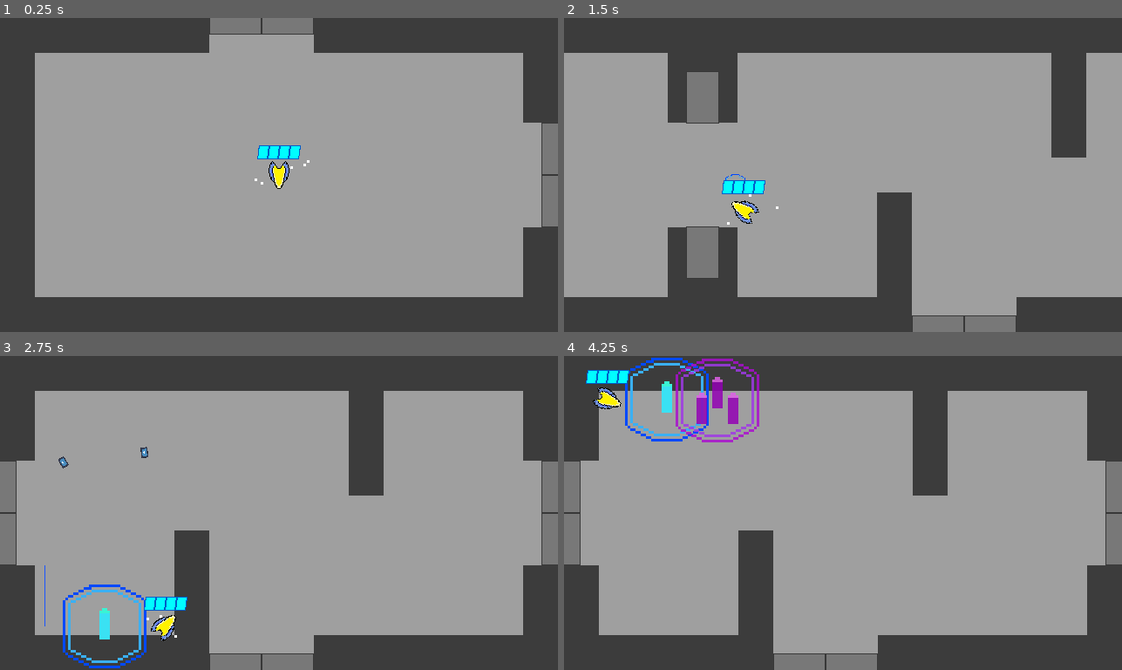
Above: before the commit, frames 1-4 (two rows, left to right).
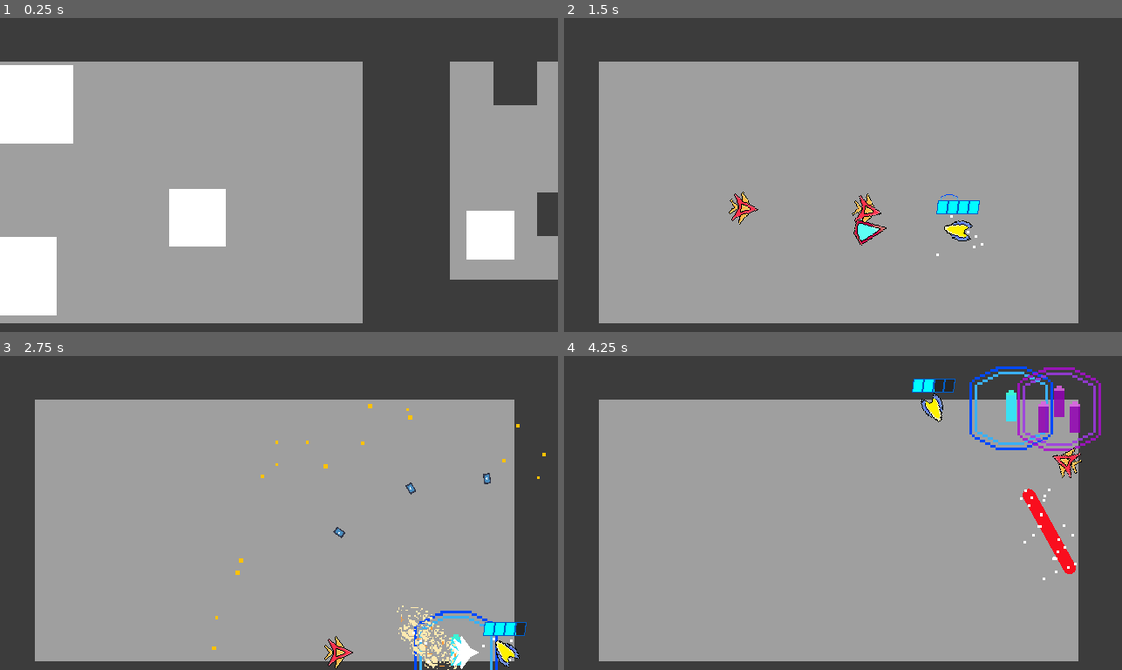
Above: after the commit, the same moments.

Repository: Nick98765432/Space-Blast
Game: Godot game, scene res://Levels/Level levels/node_2d.tscn
The game is run twice, just before and just after one commit, with the same random seed, the same clock (stepped at 60 frames per second) and the same inputs. Before the commit the project starts from res://Levels/Level levels/group 1/Level 1-3.tscn. The engine's default icon, where the game draws it, is replaced by a stand-in: a white triangle on a blue panel in a dark square. Sound files missing from this copy of the repository are replaced by a short silence.
Inputs (mouse positions are in pixels of both pictures, inside the frame that each line leads up to):
- Up to frame 1 (0.25 s): no input
- Up to frame 2 (1.5 s): move the mouse to (965, 159) at 0.52 s; hold D (right) 0.53-1.28 s; tap Shift (dash) at 0.6 s; tap 1 (shot) at 0.8, 1.35 s; move the mouse to (731, 190) at 1.27 s; hold S (down) from 1.28 s (still down)
- Up to frame 3 (2.75 s): tap Shift (dash) at 1.55 s; move the mouse to (334, 443) at 2.02 s; release S (down) at 2.03 s; hold D (right) from 2.03 s (still down); right-click (334, 443) at 2.1 s; tap 1 (shot) at 2.3 s
- Up to frame 4 (4.25 s): move the mouse to (815, 575) at 2.77 s; release D (right) at 2.78 s; hold W (up) 2.78-3.53 s; tap Shift (dash) at 2.85 s; move the mouse to (1010, 560) at 3.52 s; hold A (left) from 3.53 s (still down); tap 3 (fullAuto) at 3.6 s; tap 1 (shot) at 3.8 s; tap R (restart) at 4.15 s

The runs differ from the first frame. In frame 1, 37% of the frame differs, in the area x 0-100%, y 0-98%; in frame 2, 29%; in frame 3, 20%; in frame 4, 23%.

Commit message:
spectre enemy added

Diff:
--- a/Enemies/Components/particles.gd
+++ b/Enemies/Components/particles.gd
@@ -9,6 +9,7 @@
 @onready var teleport: GPUParticles2D = $Teleport
 @onready var death: GPUParticles2D = $Explode1
 @onready var explode_2: GPUParticles2D = $Explode2
+@onready var dash_part: GPUParticles2D = $dashPart
 
 func _ready() -> void:
 	teleport.texture = texture
--- a/Enemies/Components/particles.tscn
+++ b/Enemies/Components/particles.tscn
@@ -1,10 +1,11 @@
-[gd_scene load_steps=20 format=3 uid="uid://cp1xd2tlpbi6t"]
+[gd_scene load_steps=21 format=3 uid="uid://cp1xd2tlpbi6t"]
 
 [ext_resource type="Script" path="res://Enemies/Components/particles.gd" id="1_6untt"]
 [ext_resource type="Texture2D" uid="uid://b3ct4sarc83iu" path="res://Enemies/attacks/Sprites and assets/parriable.png" id="1_grjfk"]
 [ext_resource type="Texture2D" uid="uid://c0nck4toihkvd" path="res://Enemies/attacks/Sprites and assets/unparriable.png" id="2_0j0dj"]
 [ext_resource type="Texture2D" uid="uid://cb5vbn80xhgw7" path="res://Enemies/Sprites and Assets/spade boss.png" id="3_ag7gx"]
 [ext_resource type="Texture2D" uid="uid://bptlyltdkkd46" path="res://Enemies/Sprites and Assets/Explode.png" id="4_mrt38"]
+[ext_resource type="Material" uid="uid://bwjafp8uf3uh3" path="res://Player/new_particle_process_material.tres" id="6_jd3q5"]
 
 [sub_resource type="Curve" id="Curve_kojmx"]
 _data = [Vector2(0, 1), 0.0, 0.0, 0, 0, Vector2(0.288732, 1), 0.0, 0.0, 0, 0, Vector2(1, 0), 0.0, 0.0, 0, 0]
@@ -131,3 +132,11 @@
 process_material = SubResource("ParticleProcessMaterial_oqa3c")
 one_shot = true
 explosiveness = 1.0
+
+[node name="dashPart" type="GPUParticles2D" parent="."]
+z_index = 2
+emitting = false
+amount = 32
+process_material = ExtResource("6_jd3q5")
+lifetime = 0.3
+one_shot = true
--- a/Enemies/Components/pathfinding_brain.gd
+++ b/Enemies/Components/pathfinding_brain.gd
@@ -1,8 +1,8 @@
 extends Node2D
 class_name pathfinding
 
-var parent
 var player
+@export var parent: CharacterBody2D
 @export var speed: float = 1000
 @onready var line_of_sight: RayCast2D = $lineOfSight
 @onready var sight_timer: Timer = $sightTimer
@@ -11,8 +11,7 @@
 
 func _ready() -> void:
 	await get_tree().create_timer(0.01).timeout
-	parent = get_parent()
-	player = get_parent().player
+	player = parent.player
 
 func _physics_process(delta: float) -> void:
 	await get_tree().create_timer(0.01).timeout
@@ -20,6 +19,7 @@
 	line_of_sight.force_raycast_update()
 
 func makePath():
+	player = parent.player
 	path_finding.target_position = player.global_position
 
 func _on_sight_timer_timeout() -> void:
--- /dev/null
+++ b/Enemies/Components/phase_dash.tscn
@@ -0,0 +1,15 @@
+[gd_scene load_steps=2 format=3 uid="uid://0ngg4iikui15"]
+
+[ext_resource type="Script" path="res://Enemies/Scenes/phase_dash.gd" id="1_bkxfp"]
+
+[node name="phaseDash" type="Node2D"]
+script = ExtResource("1_bkxfp")
+
+[node name="dashTrail" type="Line2D" parent="."]
+visible = false
+top_level = true
+points = PackedVector2Array(0, 0, 0, 0)
+default_color = Color(0.976471, 0.054902, 0.117647, 1)
+joint_mode = 2
+begin_cap_mode = 2
+end_cap_mode = 2
--- a/Enemies/Scenes/AceMan.tscn
+++ b/Enemies/Scenes/AceMan.tscn
@@ -72,7 +72,8 @@
 [node name="Particles" parent="." instance=ExtResource("6_y7puy")]
 texture = ExtResource("1_fmwx1")
 
-[node name="pathfindingBrain" parent="." instance=ExtResource("8_036vt")]
+[node name="pathfindingBrain" parent="." node_paths=PackedStringArray("parent") instance=ExtResource("8_036vt")]
+parent = NodePath("..")
 speed = 2000.0
 
 [node name="v2Brain" parent="." instance=ExtResource("9_xa4gx")]
--- a/Enemies/Scenes/DashGuy.tscn
+++ b/Enemies/Scenes/DashGuy.tscn
@@ -94,7 +94,8 @@
 distance = 100.0
 speed = 2400.0
 
-[node name="pathfindingBrain" parent="." instance=ExtResource("7_5eyw8")]
+[node name="pathfindingBrain" parent="." node_paths=PackedStringArray("parent") instance=ExtResource("7_5eyw8")]
+parent = NodePath("..")
 
 [node name="healthHandler" type="Node2D" parent="."]
 script = ExtResource("4_p17o5")
--- a/Enemies/Scenes/Projectile enemy.tscn
+++ b/Enemies/Scenes/Projectile enemy.tscn
@@ -73,7 +73,8 @@
 
 [node name="projBrain" parent="." instance=ExtResource("6_iqr18")]
 
-[node name="pathfindingBrain" parent="." instance=ExtResource("7_d1po3")]
+[node name="pathfindingBrain" parent="." node_paths=PackedStringArray("parent") instance=ExtResource("7_d1po3")]
+parent = NodePath("..")
 speed = 500.0
 
 [node name="Attacks" parent="." instance=ExtResource("8_3niex")]
--- /dev/null
+++ b/Enemies/Scenes/Spectre.tscn
@@ -0,0 +1,92 @@
+[gd_scene load_steps=15 format=3 uid="uid://bjl7n7oio8wmj"]
+
+[ext_resource type="Script" path="res://Enemies/Scenes/spectre.gd" id="1_c80yy"]
+[ext_resource type="Texture2D" uid="uid://ccaw0kv4536d1" path="res://Enemies/Sprites and Assets/bossMan1.png" id="1_v85x2"]
+[ext_resource type="PackedScene" uid="uid://du1ro4us48i83" path="res://Enemies/Components/hurtbox.tscn" id="2_emx48"]
+[ext_resource type="Material" uid="uid://bwjafp8uf3uh3" path="res://Player/new_particle_process_material.tres" id="3_8lbl0"]
+[ext_resource type="PackedScene" uid="uid://vk8r8f8b2e7x" path="res://Enemies/Components/attacks.tscn" id="3_hx21r"]
+[ext_resource type="PackedScene" uid="uid://b5iytktg3b2ac" path="res://Enemies/Components/health_handler.tscn" id="4_3b237"]
+[ext_resource type="PackedScene" uid="uid://0ngg4iikui15" path="res://Enemies/Components/phase_dash.tscn" id="4_32a7r"]
+[ext_resource type="PackedScene" uid="uid://cp1xd2tlpbi6t" path="res://Enemies/Components/particles.tscn" id="5_kieh4"]
+[ext_resource type="PackedScene" uid="uid://cbu1xieqaka4t" path="res://Enemies/Components/proj_brain.tscn" id="6_g8pam"]
+[ext_resource type="PackedScene" uid="uid://c06hquc6cp2ot" path="res://Enemies/Components/sounds.tscn" id="7_xirbi"]
+[ext_resource type="PackedScene" uid="uid://cenknsm871ybr" path="res://Enemies/Components/pathfinding_brain.tscn" id="8_g4ivx"]
+
+[sub_resource type="Shader" id="Shader_u0n1h"]
+code = "shader_type canvas_item;
+uniform vec4 flashColour = vec4(1.0);
+uniform float mixAmount = 0.9;
+void fragment() {
+	vec4 colour = texture(TEXTURE, UV);
+	colour.rgb = mix(colour.rgb,flashColour.rgb,mixAmount);
+	COLOR = colour;
+}
+
+//void light() {
+	// Called for every pixel for every light affecting the CanvasItem.
+	// Uncomment to replace the default light processing function with this one.
+//}
+"
+
+[sub_resource type="ShaderMaterial" id="ShaderMaterial_vyvvj"]
+resource_local_to_scene = true
+shader = SubResource("Shader_u0n1h")
+shader_parameter/flashColour = Vector4(1, 1, 1, 1)
+shader_parameter/mixAmount = 0.0
+
+[sub_resource type="CircleShape2D" id="CircleShape2D_knqma"]
+
+[node name="Spectre" type="CharacterBody2D" groups=["enemies"]]
+texture_filter = 1
+collision_layer = 4
+collision_mask = 6
+motion_mode = 1
+wall_min_slide_angle = 0.0
+script = ExtResource("1_c80yy")
+
+[node name="enemySprite" type="Sprite2D" parent="."]
+material = SubResource("ShaderMaterial_vyvvj")
+texture = ExtResource("1_v85x2")
+
+[node name="wall collisions" type="CollisionShape2D" parent="."]
+shape = SubResource("CircleShape2D_knqma")
+
+[node name="shotCool" type="Timer" parent="."]
+wait_time = 1.5
+one_shot = true
+
+[node name="sideDash" type="Timer" parent="."]
+autostart = true
+
+[node name="dashPart3" type="GPUParticles2D" parent="."]
+z_index = 2
+emitting = false
+amount = 32
+process_material = ExtResource("3_8lbl0")
+lifetime = 0.3
+one_shot = true
+
+[node name="hitbox" parent="." instance=ExtResource("2_emx48")]
+
+[node name="phaseDash" parent="." instance=ExtResource("4_32a7r")]
+stamina = 999999999
+maxStamina = 999999999
+
+[node name="Attacks" parent="." instance=ExtResource("3_hx21r")]
+
+[node name="healthHandler" parent="." instance=ExtResource("4_3b237")]
+health = 10.0
+
+[node name="Particles" parent="." instance=ExtResource("5_kieh4")]
+
+[node name="projBrain" parent="." instance=ExtResource("6_g8pam")]
+speed = 1500
+
+[node name="Sounds" parent="." instance=ExtResource("7_xirbi")]
+
+[node name="pathfindingBrain" parent="." node_paths=PackedStringArray("parent") instance=ExtResource("8_g4ivx")]
+parent = NodePath("..")
+speed = 1500.0
+
+[connection signal="timeout" from="shotCool" to="." method="_on_shot_cool_timeout"]
+[connection signal="timeout" from="sideDash" to="." method="_on_side_dash_timeout"]
--- a/Enemies/Scenes/dashyProjGuy.tscn
+++ b/Enemies/Scenes/dashyProjGuy.tscn
@@ -1,6 +1,6 @@
 [gd_scene load_steps=13 format=3 uid="uid://u517u5q5jdrt"]
 
-[ext_resource type="Script" path="res://Enemies/Scenes/dashy_proj_guy.gd" id="1_vodce"]
+[ext_resource type="Script" path="res://Enemies/dashy_proj_guy.gd" id="1_vodce"]
 [ext_resource type="Texture2D" uid="uid://ccaw0kv4536d1" path="res://Enemies/Sprites and Assets/bossMan1.png" id="2_60j1r"]
 [ext_resource type="PackedScene" uid="uid://du1ro4us48i83" path="res://Enemies/Components/hurtbox.tscn" id="3_0ilk7"]
 [ext_resource type="PackedScene" uid="uid://vk8r8f8b2e7x" path="res://Enemies/Components/attacks.tscn" id="4_x3agq"]
@@ -69,7 +69,8 @@
 
 [node name="Sounds" parent="." instance=ExtResource("9_ud5q3")]
 
-[node name="pathfindingBrain" parent="." instance=ExtResource("7_2brvm")]
+[node name="pathfindingBrain" parent="." node_paths=PackedStringArray("parent") instance=ExtResource("7_2brvm")]
+parent = NodePath("..")
 speed = 500.0
 
 [connection signal="timeout" from="shotCool" to="." method="_on_shot_cool_timeout"]
--- /dev/null
+++ b/Enemies/Scenes/phase_dash.gd
@@ -0,0 +1,55 @@
+extends Node2D
+class_name phaseDash
+
+var parent := get_parent()
+var sounds: Sounds
+var particles: Particles
+var player: Player
+var trailState: int = -1
+var dashDir: Vector2 = Vector2.ZERO
+var isDashing: bool = false
+@onready var dash_trail: Line2D = $dashTrail
+@export var stamina: int = 3
+@export var maxStamina: int = 3
+@export var dashDur: float = 0.3
+@export var dashSpeed: float = 35000
+
+func _ready() -> void:
+	await get_tree().create_timer(0.01).timeout
+	parent = get_parent()
+	sounds = parent.sounds
+	particles = parent.particles
+	player = parent.player
+
+
+# Called every frame. 'delta' is the elapsed time since the previous frame.
+func _physics_process(delta: float) -> void:
+	if isDashing:
+		parent.velocity = dashSpeed * dashDir * delta
+		dash_trail.points[1] = parent.global_position
+	match trailState:
+		0:
+			dash_trail.width = lerpf(dash_trail.width, 15, 15 * delta)
+		1:
+			dash_trail.width = lerpf(dash_trail.width, 0.1, 15 * delta)
+			if dash_trail.width < 3:
+				dash_trail.hide()
+				trailState = -1
+
+func dash(direction: Vector2):
+	particles.dash_part.global_position = parent.global_position
+	if stamina > 0 and not isDashing:
+		var dir = -1
+		dashDir = direction
+		isDashing = true
+		stamina -= 1
+		parent.enemy_sprite.hide()
+		particles.dash_part.restart()
+		dash_trail.points[0] = parent.global_position
+		dash_trail.points[1] = parent.global_position
+		dash_trail.show()
+		trailState = 0
+		await get_tree().create_timer(dashDur).timeout
+		trailState = 1
+		parent.enemy_sprite.show()
+		isDashing = false
--- /dev/null
+++ b/Enemies/Scenes/spectre.gd
@@ -0,0 +1,49 @@
+extends CharacterBody2D
+
+var dead = false
+@onready var side_dash: Timer = $sideDash
+@onready var shot_cool: Timer = $shotCool
+@onready var enemy_sprite: Sprite2D = $enemySprite
+@onready var attacks: AttacksComp = $Attacks
+@onready var health_handler: healthHandler = $healthHandler
+@onready var particles: Particles = $Particles
+@onready var proj_brain: projBrain = $projBrain
+@onready var sounds: Sounds = $Sounds
+@onready var pathfinding_brain: pathfinding = $pathfindingBrain
+@export var player: Player
+@onready var phase_dash: phaseDash = $phaseDash
+
+
+func _physics_process(delta: float) -> void:
+	if not dead:
+		await get_tree().create_timer(0.5).timeout
+		enemy_sprite.look_at(player.global_position)
+		if pathfinding_brain.lineOfSight():
+			proj_brain.move()
+			if shot_cool.time_left <= 0:
+				if not player.targeted:
+					shot_cool.start()
+		else:
+			pathfinding_brain.moveTowardsPath()
+			velocity *= 0.85
+		move_and_slide()
+
+
+func _on_shot_cool_timeout() -> void:
+	if dead == false:
+		while player.targeted:
+			await get_tree().create_timer(0.25).timeout
+		player.targeted = true
+		attacks.telegraph()
+		await get_tree().create_timer(0.2).timeout
+		phase_dash.dash(Vector2(cos(enemy_sprite.rotation), sin(enemy_sprite.rotation)))
+		await get_tree().create_timer(0.35).timeout
+		player.targeted = false
+		attacks.preShotgun()
+		enemy_sprite.look_at(player.global_position)
+
+
+
+func _on_side_dash_timeout() -> void:
+	if pathfinding_brain.lineOfSight():
+		pass
--- a/Enemies/health.gd
+++ b/Enemies/health.gd
@@ -65,6 +65,9 @@
 	player.health += player.parryHeal
 
 func hurt(amount):
+	if parent.has_node("phaseDash"):
+		if (parent.phase_dash.isDashing):
+			return
 	emit_signal("hit")
 	health -= amount
 	#delay stops crashing if hit on frame one
--- a/Levels/Level levels/node_2d.tscn
+++ b/Levels/Level levels/node_2d.tscn
@@ -18,7 +18,8 @@
 [ext_resource type="PackedScene" uid="uid://ly8tu4r8ls8n" path="res://Levels/LevelBuilderStuff/Scenes/spawners/scatterShotGuySpawner.tscn" id="15_w1io5"]
 [ext_resource type="PackedScene" uid="uid://ca3yhjtp63qow" path="res://Levels/LevelBuilderStuff/Scenes/spawners/projGuySpawner.tscn" id="16_g7p25"]
 [ext_resource type="PackedScene" uid="uid://chgxv86w7uwq3" path="res://Levels/LevelBuilderStuff/Scenes/spawners/dashGuySpawner.tscn" id="18_ujo0w"]
-[ext_resource type="PackedScene" uid="uid://c0tlo2ft5d445" path="res://Levels/LevelBuilderStuff/Scenes/spawners/GunManSpawner.tscn" id="19_acgaw"]
+[ext_resource type="PackedScene" uid="uid://bjl7n7oio8wmj" path="res://Enemies/Scenes/Spectre.tscn" id="19_0tcus"]
+[ext_resource type="PackedScene" uid="uid://csiqn5fgo30nh" path="res://Enemies/Scenes/melee enemy.tscn" id="20_ybps2"]
 
 [sub_resource type="NavigationPolygon" id="NavigationPolygon_3rxq0"]
 vertices = PackedVector2Array(25, 25, -25, 25, -25, -25, 25, -25)
@@ -164,8 +165,16 @@
 [node name="DashGuySpawner" parent="Enemies/Room 2/Wave 3" instance=ExtResource("18_ujo0w")]
 position = Vector2(937, 271)
 
-[node name="GunManSpawner" parent="." node_paths=PackedStringArray("player") instance=ExtResource("19_acgaw")]
-position = Vector2(-279, 217)
+[node name="Spectre" parent="." node_paths=PackedStringArray("player") instance=ExtResource("19_0tcus")]
+position = Vector2(-240, 229)
+player = NodePath("../Player")
+
+[node name="Spectre2" parent="." node_paths=PackedStringArray("player") instance=ExtResource("19_0tcus")]
+position = Vector2(-427, 99)
+player = NodePath("../Player")
+
+[node name="MeleeEnemy" parent="." node_paths=PackedStringArray("player") instance=ExtResource("20_ybps2")]
+position = Vector2(-446, 296)
 player = NodePath("../Player")
 
 [connection signal="finished" from="Intro" to="Intro" method="_on_finished"]
--- /dev/null
+++ b/Player/new_particle_process_material.tres
@@ -0,0 +1,11 @@
+[gd_resource type="ParticleProcessMaterial" format=3 uid="uid://bwjafp8uf3uh3"]
+
+[resource]
+particle_flag_disable_z = true
+emission_shape = 1
+emission_sphere_radius = 35.0
+orbit_velocity_min = -0.34
+orbit_velocity_max = 0.233
+gravity = Vector3(0, 0, 0)
+scale_min = 3.0
+scale_max = 3.0
--- a/Player/player.gd
+++ b/Player/player.gd
@@ -115,7 +115,7 @@
 				dash_trail.width = lerpf(dash_trail.width, 15, 15 * delta)
 			1:
 				dash_trail.width = lerpf(dash_trail.width, 0.1, 15 * delta)
-				if is_equal_approx(dash_trail.width, 3):
+				if dash_trail.width < 3:
 					dash_trail.hide()
 					trailState = -1
 		#parry code
--- a/Player/player.tscn
+++ b/Player/player.tscn
@@ -4,6 +4,7 @@
 [ext_resource type="Texture2D" uid="uid://b6i1ul2i3y5u7" path="res://Player/sprites and assets/Space Blast man.png" id="2_srdbb"]
 [ext_resource type="Texture2D" uid="uid://w7y3lpye4yye" path="res://Player/sprites and assets/SingleShot.png" id="3_tg2vb"]
 [ext_resource type="Texture2D" uid="uid://bdwt5dl7fpnfq" path="res://Player/sprites and assets/Shotgun.png" id="4_v3mkj"]
+[ext_resource type="Material" uid="uid://bwjafp8uf3uh3" path="res://Player/new_particle_process_material.tres" id="5_8jr8s"]
 [ext_resource type="Texture2D" uid="uid://33kgawwdgw5" path="res://Player/sprites and assets/fullAuto.png" id="5_f3aua"]
 [ext_resource type="Texture2D" uid="uid://cl5bttt2lep5d" path="res://Player/sprites and assets/No Life.png" id="6_bq038"]
 [ext_resource type="Texture2D" uid="uid://blgem7rjjvnhc" path="res://Player/sprites and assets/explode.png" id="6_n0myu"]
@@ -99,16 +100,6 @@
 scale_max = 75.0
 scale_curve = SubResource("CurveTexture_e81nx")
 
-[sub_resource type="ParticleProcessMaterial" id="ParticleProcessMaterial_iygcf"]
-particle_flag_disable_z = true
-emission_shape = 1
-emission_sphere_radius = 35.0
-orbit_velocity_min = -0.34
-orbit_velocity_max = 0.233
-gravity = Vector3(0, 0, 0)
-scale_min = 3.0
-scale_max = 3.0
-
 [sub_resource type="CanvasItemMaterial" id="CanvasItemMaterial_xwsg4"]
 particles_animation = true
 particles_anim_h_frames = 12
@@ -218,7 +209,7 @@
 z_index = 2
 emitting = false
 amount = 32
-process_material = SubResource("ParticleProcessMaterial_iygcf")
+process_material = ExtResource("5_8jr8s")
 lifetime = 0.3
 one_shot = true
 
--- a/project.godot
+++ b/project.godot
@@ -11,7 +11,7 @@
 [application]
 
 config/name="Space Blast the Remake"
-run/main_scene="res://Levels/Level levels/group 1/Level 1-3.tscn"
+run/main_scene="res://Levels/Level levels/node_2d.tscn"
 config/features=PackedStringArray("4.3", "Mobile")
 config/icon="res://Levels/Sprites and Assets/icon.svg"
 
Not shown: 2 places in Enemies/Scenes/dashyProjGuy.tscn that only renumber resources
Renamed: Enemies/Scenes/dashy_proj_guy.gd -> Enemies/dashy_proj_guy.gd
Not shown: 1 places in Levels/Level levels/node_2d.tscn that only renumber resources
